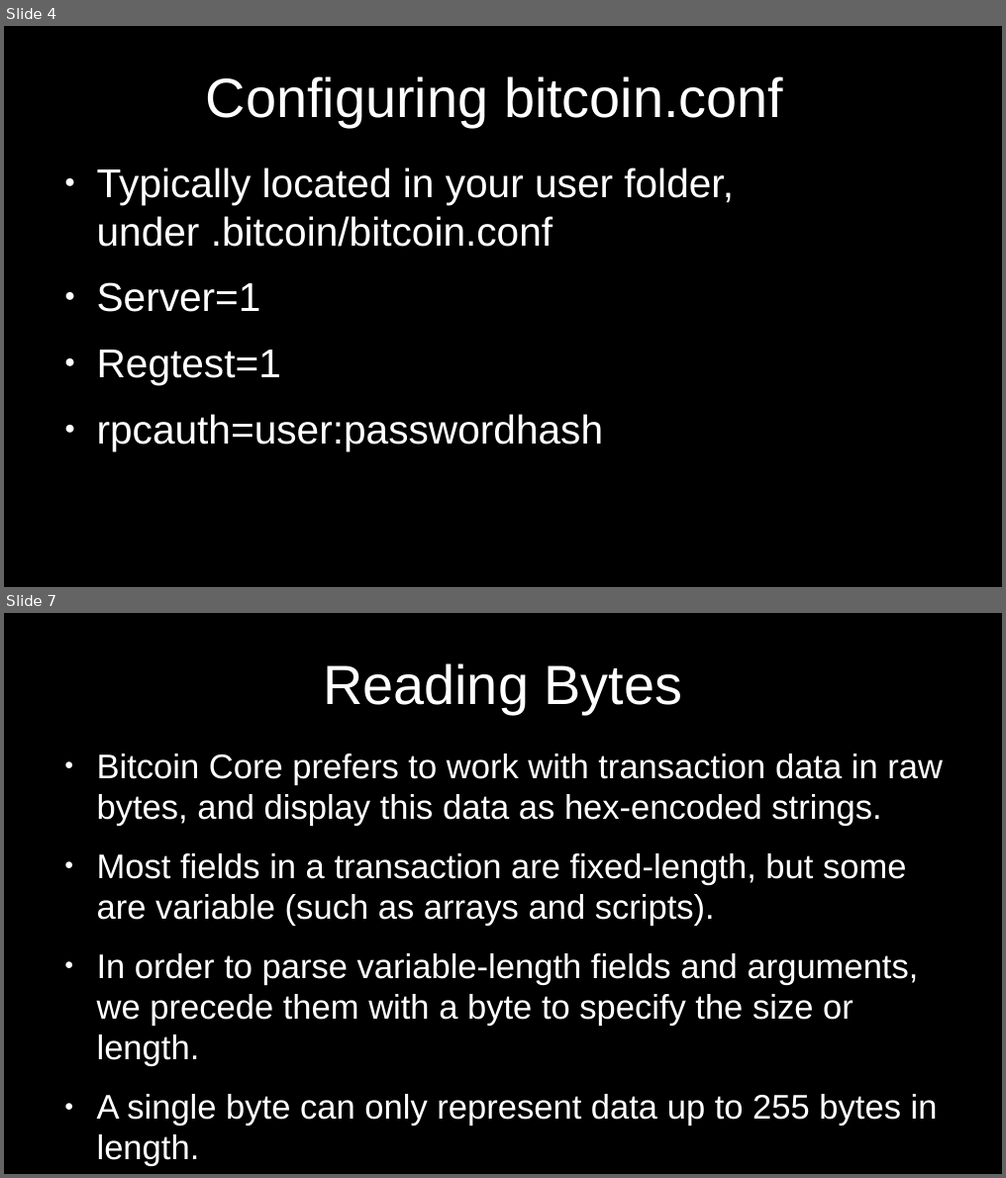
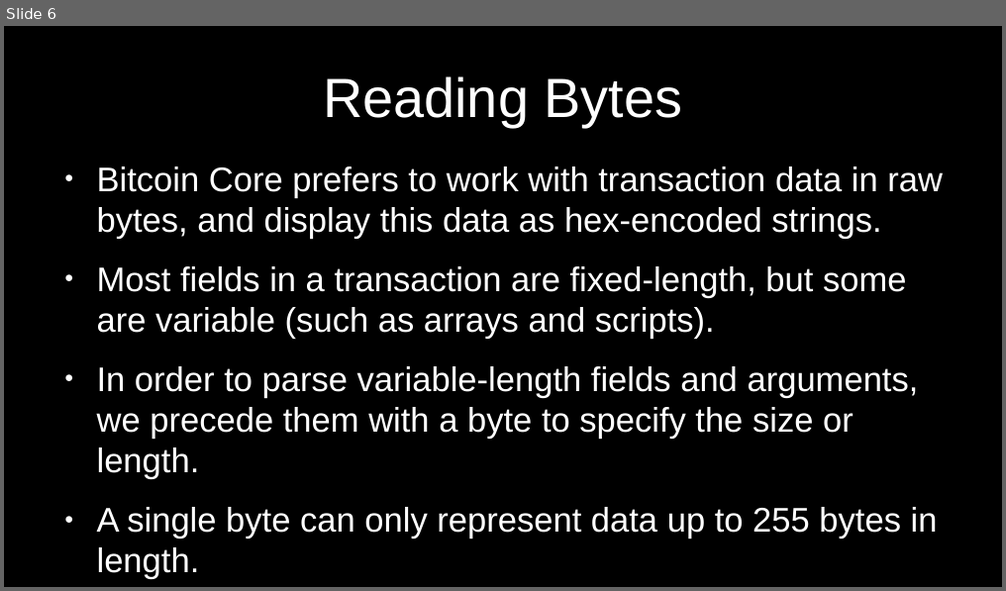
Before and after one commit to cmdruid/bitcoin-programming, a slide deck: slides/bitcoin-transactions-workshop.odp. Shown one above the other, each under a label of ours: slides 4 and 7 before the commit, slide 6 after it; the slides between them are not shown. The pictures are 1006x1178 and 1006x591 pixels, drawn with LibreOffice and Linux fonts; fonts in the diff are those of the drawing. Boxes give left, top, right and bottom in pixels: in the first picture for what was removed or moved away, otherwise in the second. Text is boxed around its words. In the diff, an @@ line names an element or a change of style, - is before the commit and + after.

```diff
--- a/slides/bitcoin-transactions-workshop.odp
+++ b/slides/bitcoin-transactions-workshop.odp
@@ slide 4 removed at [4,26,1002,587], background #000000 @@
@@ title removed at [206,76,783,127] @@
-Configuring bitcoin.conf
@@ text removed at [97,168,734,452] @@
-● Typically located in your user folder, under .bitcoin/bitcoin.conf
-● Server=1
-● Regtest=1
-● rpcauth=user:passwordhash
@@ what was slide 7 is now slide 6 @@
```
Also in this commit, not shown: 3 slides changed, 4 slides added, 2 other slides removed, 8 other files.
